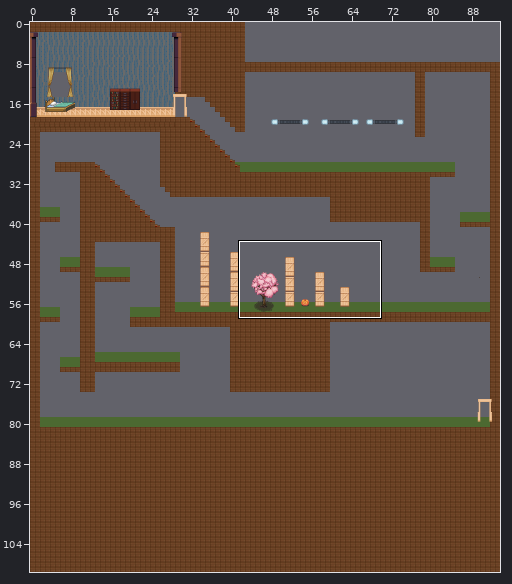
Tiled map: public/assets/map/map.tmx. Above: a wide view before the commit, with the close-up outlined.
Close-up. As it was:
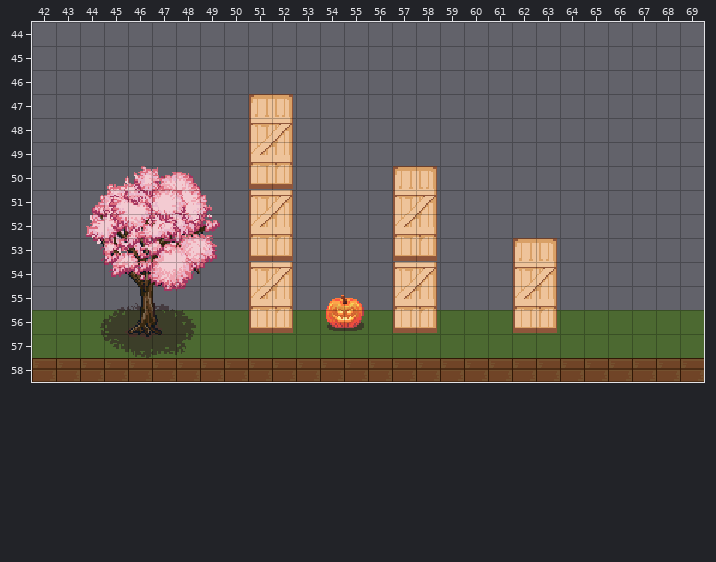
Cells are 16x16 px. Shown: x 42..69, y 44..58. The commit also changed other parts of the map, which this record leaves out.
New version:
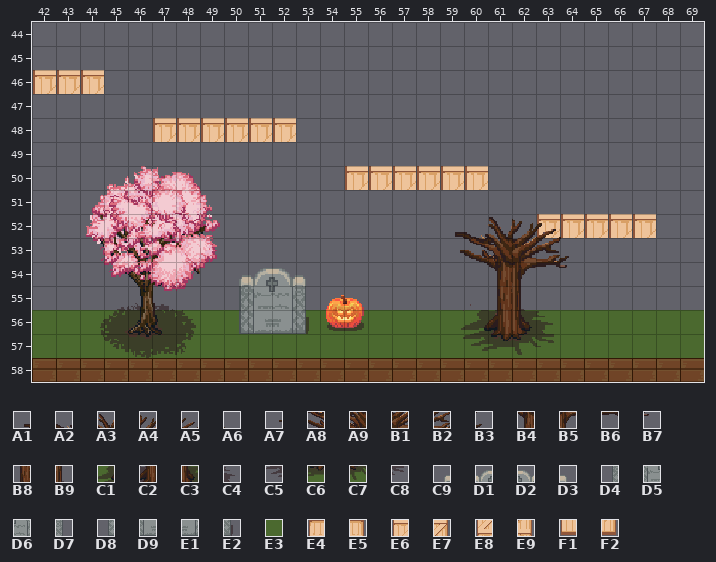
Key: from "obj_misk_atlas": A1 32, A2 33, A3 34, A4 35, A5 36, A6 37, A7 96, A8 97, A9 98, B1 99, B2 100, B3 101, B4 162, B5 163, B6 164, B7 165, B8 226, B9 227, C1 289, C2 290, C3 291, C4 292, C5 353, C6 354, C7 355, C8 356, C9 3436, D1 3437, D2 3438, D3 3439, D4 3500, D5 3501, D6 3502, D7 3503, D8 3564, D9 3565, E1 3566, E2 3567; from "tile_wall": E3 114, E4 218, E5 219, E6 236, E7 237, E8 254, E9 255, F1 272, F2 273.
__ is an empty cell.
Tiles of an added or newly shown layer are drawn over the layers below it.
See-through tiles are keyed as they look on the map.
Edits made:
Layer "floors":
The author cleared tile E3 in row 56 at x 50 to 53, 57 to 58 and 60 to 63; in row 57 at x 60 to 63.
Layer "grass" (added):
Tile E3 now appears in row 56 at x 50, 53, 57 to 58 and 60 to 63; in row 57 at x 60 to 63.
Layer "woodPlatforms" (added):
Tile E6 now appears in row 46 at x 42 to 44; in row 48 at x 47 to 50 and 52; in row 50 at x 55 to 60; in row 52 at x 63 to 67.
Layer "outdoor":
Tile A1 now appears in row 52 at x 59.
Tile A2 now appears in row 52 at x 60.
Tile A3 now appears in row 52 at x 61.
Tile A4 now appears in row 52 at x 62.
Tile A5 now appears in row 52 at x 63.
Tile A6 now appears in row 52 at x 64.
Tile A7 now appears in row 53 at x 59.
Tile A8 now appears in row 53 at x 60.
Tile A9 now appears in row 53 at x 61.
The author changed tile E4 to tile B1 in row 53 at x 62.
The author changed tile E5 to tile B2 in row 53 at x 63.
Tile B3 now appears in row 53 at x 64.
Tile B4 now appears in row 54 at x 61.
The author changed tile E6 to tile B5 in row 54 at x 62.
The author changed tile E7 to tile B6 in row 54 at x 63.
Tile B7 now appears in row 54 at x 64.
Tile B8 now appears in row 55 at x 61.
The author changed tile E8 to tile B9 in row 55 at x 62.
Tile C1 now appears in row 56 at x 60.
Tile C2 now appears in row 56 at x 61.
The author changed tile F1 to tile C3 in row 56 at x 62.
The author changed tile F2 to tile C4 in row 56 at x 63.
Tile C5 now appears in row 57 at x 60.
Tile C6 now appears in row 57 at x 61.
Tile C7 now appears in row 57 at x 62.
Tile C8 now appears in row 57 at x 63.
Tile C9 now appears in row 54 at x 50.
The author changed tile E6 to tile D1 in row 54 at x 51.
The author changed tile E7 to tile D2 in row 54 at x 52.
Tile D3 now appears in row 54 at x 53.
Tile D4 now appears in row 55 at x 50.
The author changed tile E8 to tile D5 in row 55 at x 51.
The author changed tile E9 to tile D6 in row 55 at x 52.
Tile D7 now appears in row 55 at x 53.
Tile D8 now appears in row 56 at x 50.
The author changed tile F1 to tile D9 in row 56 at x 51.
The author changed tile F2 to tile E1 in row 56 at x 52.
Tile E2 now appears in row 56 at x 53.
The author cleared tile E4 in row 47 at x 51; in row 50 at x 57.
The author cleared tile E5 in row 47 at x 52; in row 50 at x 58.
The author cleared tile E6 in row 51 at x 51 and 57; in row 54 at x 57.
The author cleared tile E7 in row 48 at x 52; in row 51 at x 52 and 58; in row 54 at x 58.
The author cleared tile E8 in row 49 at x 51; in row 52 at x 51 and 57; in row 55 at x 57.
The author cleared tile E9 in row 49 at x 52; in row 52 at x 52 and 58; in row 55 at x 58 and 63.
The author cleared tile F1 in row 50 at x 51; in row 53 at x 51 and 57; in row 56 at x 57.
The author cleared tile F2 in row 50 at x 52; in row 53 at x 52 and 58; in row 56 at x 58.
Where, in picture pixels (left, top, right, bottom), the same in both close-ups:
added: (33, 70, 104, 94)
changed: (153, 94, 309, 334)
changed: (345, 166, 656, 355)
